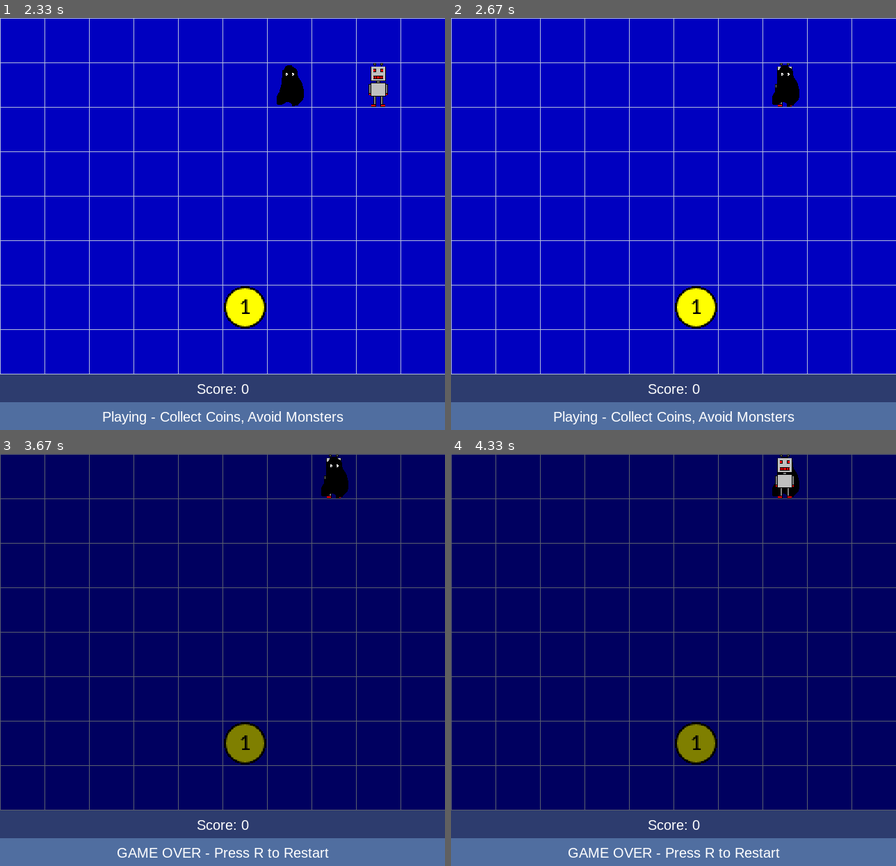
Above: before the commit, frames 1-4 (two rows, left to right).
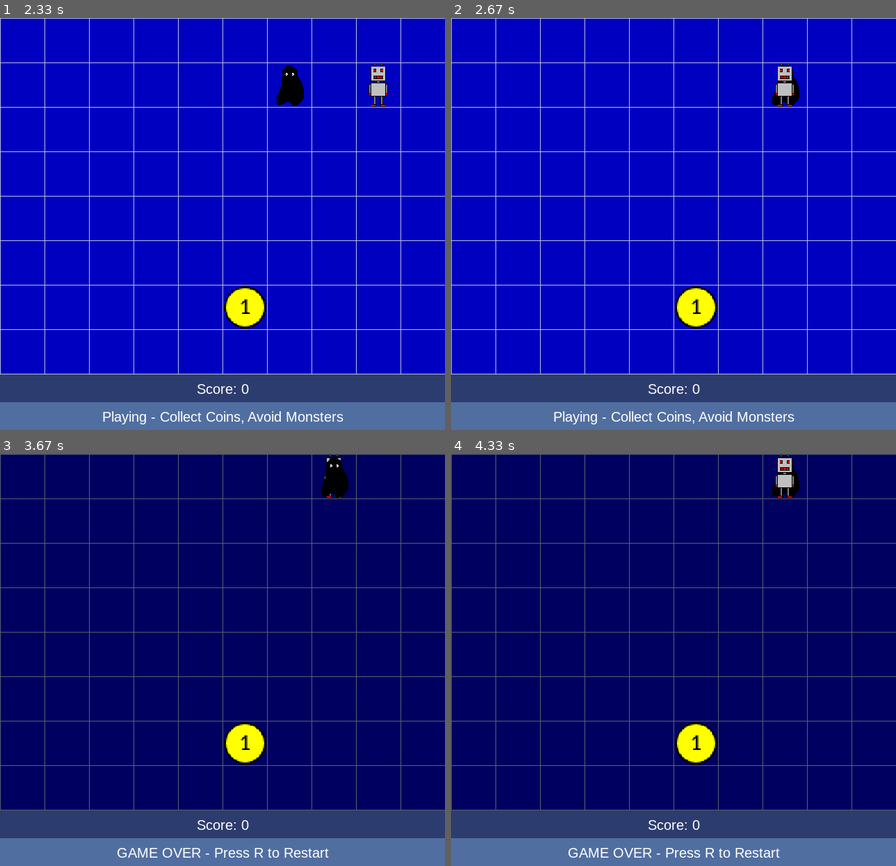
Above: after the commit, the same moments.

Repository: OHiddema/pygame
Game: pygame game, started from src/main.py
The game is run twice, just before and just after one commit, with the same random seed, the same clock (stepped at 60 frames per second) and the same inputs.
Inputs:
- Up to frame 1 (2.33 s): hold Right 0.33-0.8 s; hold Up 0.83-1.13 s; hold Right 1.17-1.63 s; hold Left 1.67-2.2 s; hold Down from 2.23 s (still down)
- Up to frame 2 (2.67 s): release Down at 2.53 s; hold Left from 2.57 s (still down)
- Up to frame 3 (3.67 s): release Left at 2.97 s; hold Up 3-3.37 s; hold Right from 3.4 s (still down)
- Up to frame 4 (4.33 s): release Right at 4.03 s

Frame 1 is identical in both runs. In frame 2, 0.2% of the frame differs, in the area x 72-78%, y 11-22%; in frame 3, 0.6%, in the area x 50-60%, y 65-75%; in frame 4, 0.6%.

Commit message:
improve coding logical drawing flow in draw()

Diff:
--- a/src/game_state.py
+++ b/src/game_state.py
@@ -88,7 +88,7 @@
         free_cells = []
         for x in range(COLS):
             for y in range(ROWS):
-                pos = Position(x,y)
+                pos = Position(x, y)
                 if pos not in self._grid_occupied:
                     free_cells.append(pos)
 
@@ -150,12 +150,16 @@
         text = self.get_status_message()
         centered_text_in_rect(text, statusbar_rect)
 
-        # -- Pause: flip robot vs coin/ghost on top --
-        self.coin.draw_CC(self.screen)
+        for m in self.monsters:
+            if m != self.pause_monster:
+                m.draw_CC(self.screen)
 
         match self.pause_state:
+
             case self.PauseState.NONE:
+                self.coin.draw_CC(self.screen)
                 self.robot.draw_CC(self.screen)
+
             case self.PauseState.COIN:
                 top, bottom = (
                     (self.coin, self.robot)
@@ -164,12 +168,15 @@
                 )
                 top.draw_CC(self.screen)
                 bottom.draw_CC(self.screen)
+
             case self.PauseState.MONSTER:
 
+                # impose a semi-transparent overlay on the gid in case of 'game over'
                 overlay = pygame.Surface((GRID_W, GRID_H), pygame.SRCALPHA)
-                overlay.fill((0, 0, 0, 128))  # Black with 50% transparency
+                overlay.fill((0, 0, 0, 128))
                 self.screen.blit(overlay, (0, 0))
 
+                self.coin.draw_CC(self.screen)
                 top, bottom = (
                     (self.pause_monster, self.robot)
                     if self.pause_toggle
@@ -177,12 +184,6 @@
                 )
                 top.draw_CC(self.screen)
                 bottom.draw_CC(self.screen)
-
-        for m in self.monsters:
-            if not (
-                self.pause_state is self.PauseState.MONSTER and self.pause_monster == m
-            ):
-                m.draw_CC(self.screen)
 
     def resync_monsters(self):
         """
